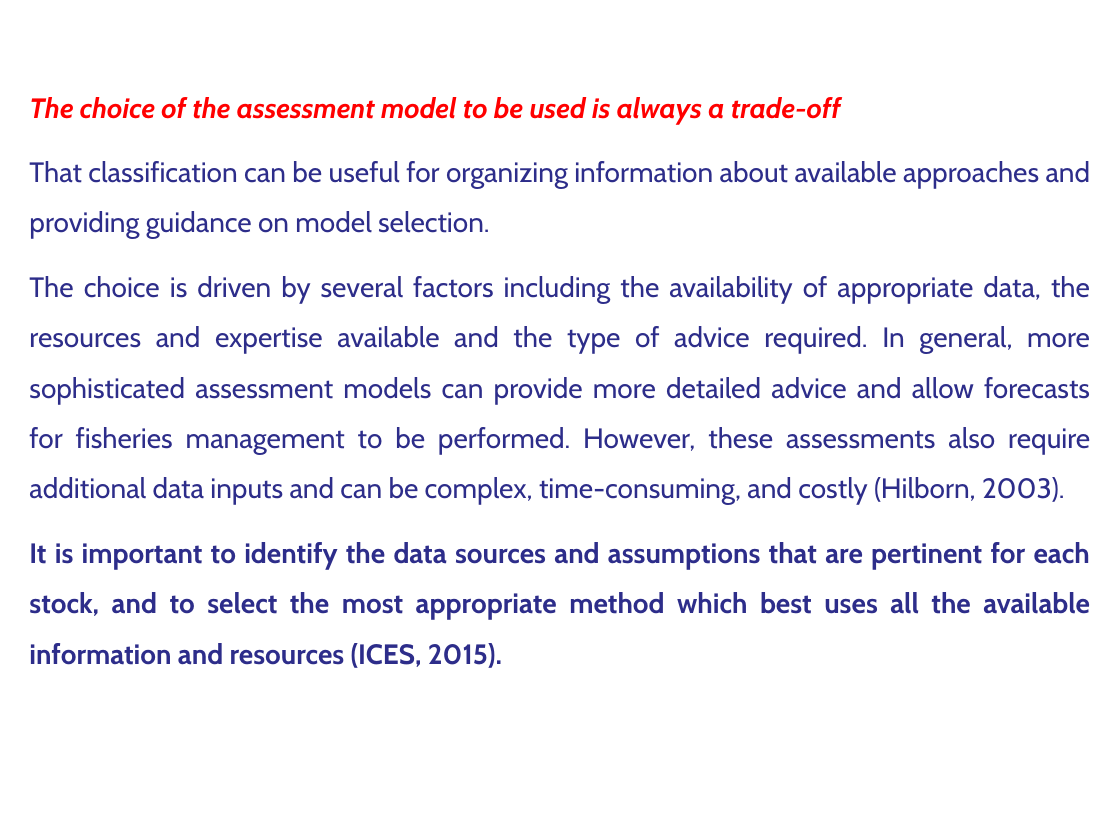
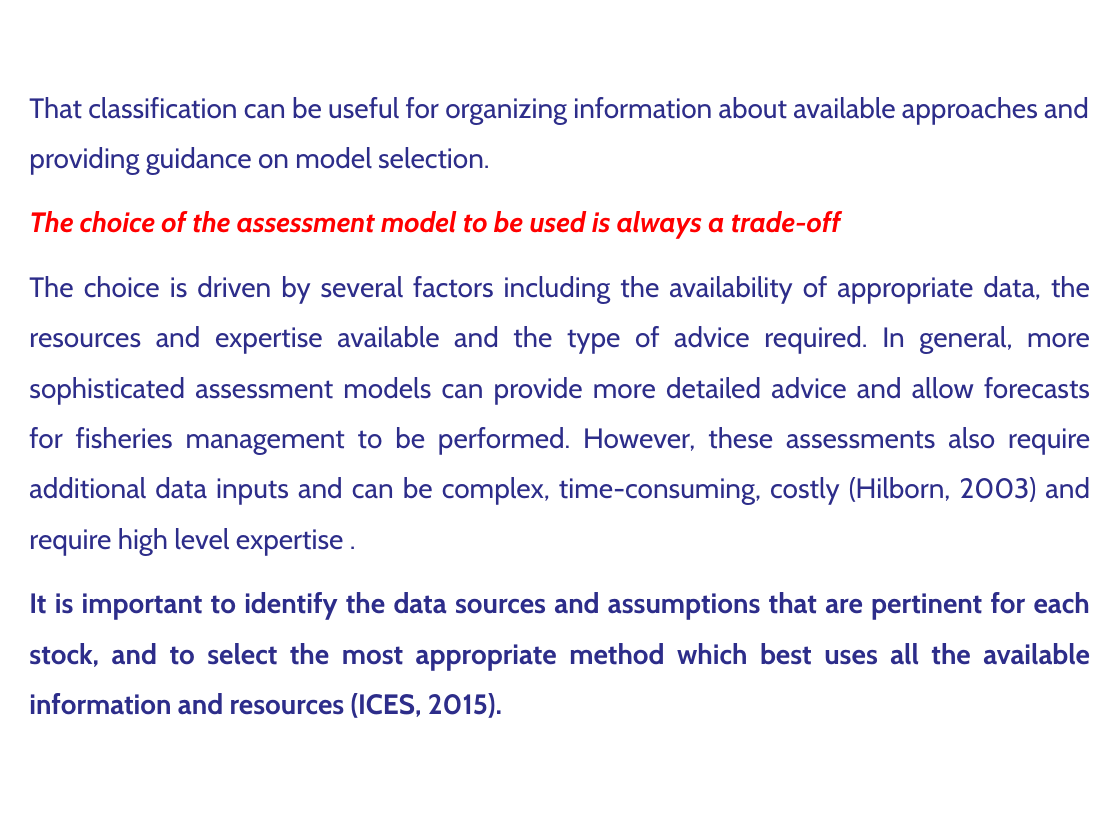
Before and after one commit to chatoosio/stock_assessment_summer_school_Module2, a slide deck: slide 5 of Sessions/Lectures Intro Day1/Assessment methods.pptx. Drawn at 1120x840 pixels with LibreOffice and Linux fonts; fonts in the diff are those of the drawing. Boxes give left, top, right and bottom in pixels: in the first picture for what was removed or moved away, otherwise in the second. Text is boxed around its words. In the diff, an @@ line names an element or a change of style, - is before the commit and + after.

```diff
--- a/Sessions/Lectures Intro Day1/Assessment methods.pptx
+++ b/Sessions/Lectures Intro Day1/Assessment methods.pptx
@@ text at box(29, 97, 1089, 174): paragraph added @@
+That classification can be useful for organizing information about available approaches and providing guidance on model selection.
@@ text at box(29, 276, 1090, 555): text changed @@
-That classification can be useful for organizing information about available approaches and providing guidance on model selection.
-The choice is driven by several factors including the availability of appropriate data, the resources and expertise available and the type of advice required. In general, more sophisticated assessment models can provide more detailed advice and allow forecasts for fisheries management to be performed. However, these assessments also require additional data inputs and can be complex, time-consuming, and costly (Hilborn, 2003).
+The choice is driven by several factors including the availability of appropriate data, the resources and expertise available and the type of advice required. In general, more sophisticated assessment models can provide more detailed advice and allow forecasts for fisheries management to be performed. However, these assessments also require additional data inputs and can be complex, time-consuming, costly (Hilborn, 2003) and require high level expertise .
```
Also in this commit, not shown: 3 other slides changed, 3 other files.
